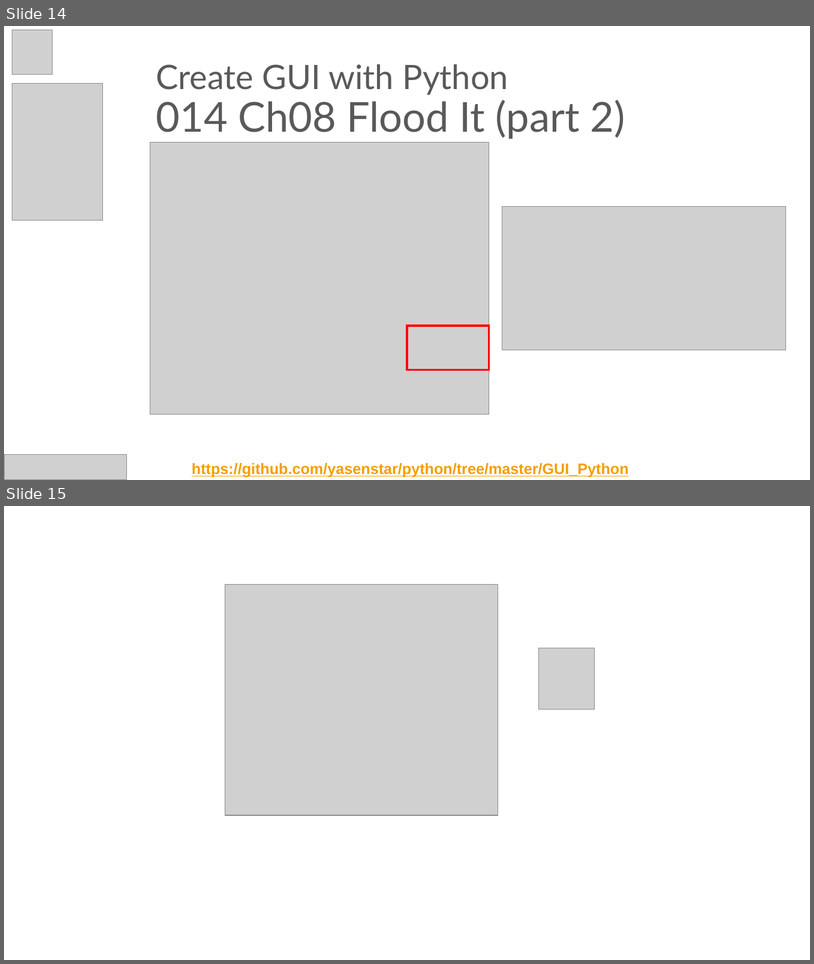
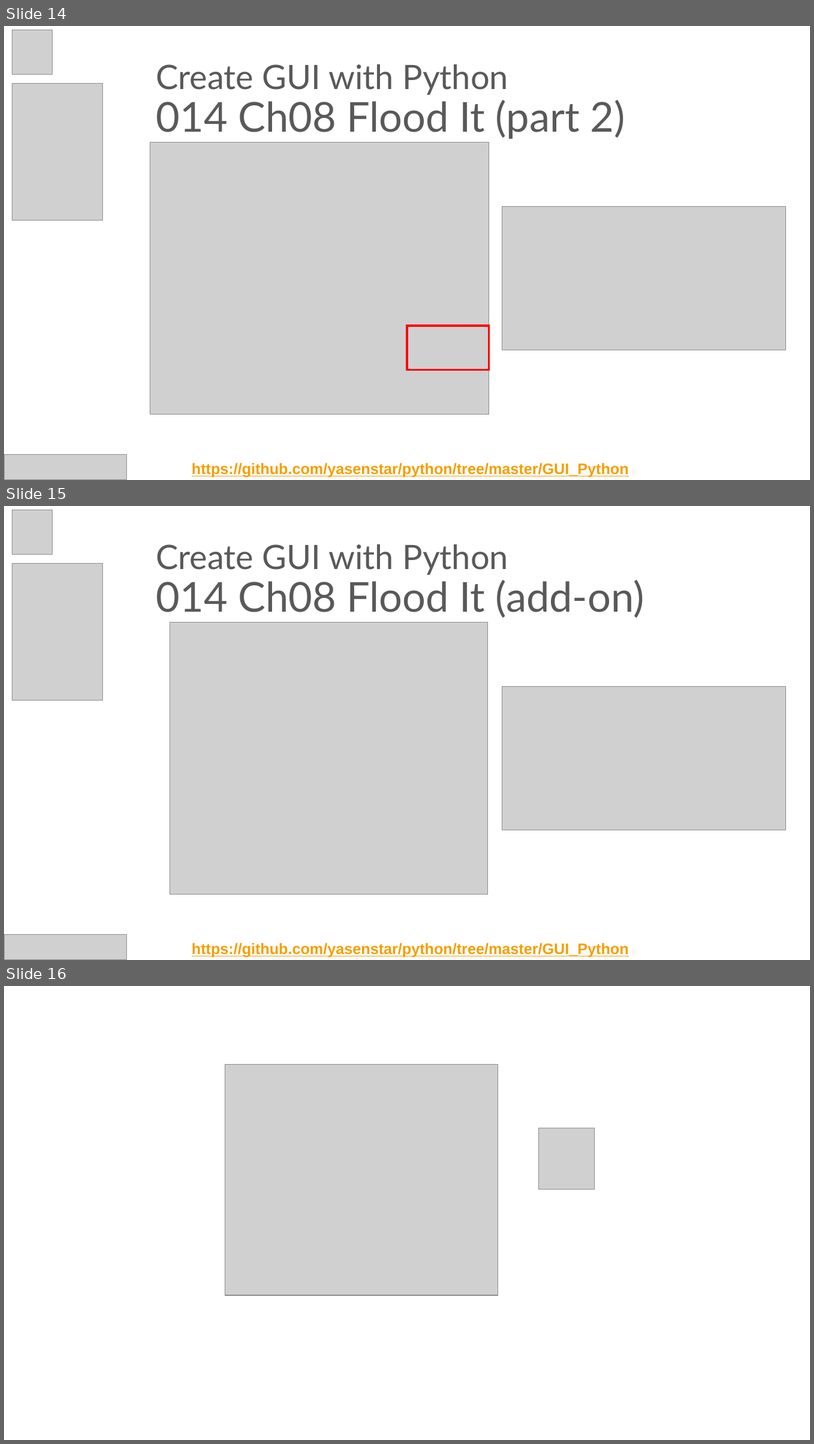
Before and after one commit to yasenstar/python, a slide deck: GUI_Python/Create_GUI_with_Python.pptx. Shown one above the other, each under a label of ours: slides 14 and 15 before the commit, slides 14, 15 and 16 after it. The pictures are 814x964 and 814x1444 pixels, drawn with LibreOffice and Linux fonts; fonts in the diff are those of the drawing; grey boxes stand for pictures; background and template pictures are left out. Boxes give left, top, right and bottom in pixels: in the first picture for what was removed or moved away, otherwise in the second. Text is boxed around its words. In the diff, an @@ line names an element or a change of style, - is before the commit and + after.

```diff
--- a/GUI_Python/Create_GUI_with_Python.pptx
+++ b/GUI_Python/Create_GUI_with_Python.pptx
@@ slide 15 added at box(4, 506, 810, 960), background picture (left out) @@
@@ picture added at box(12, 510, 53, 555) @@
@@ title added at box(156, 544, 644, 618), 49 pt, text #595959 @@
+Create GUI with Python
+014 Ch08 Flood It (add-on)
@@ picture added at box(12, 563, 102, 700) @@
@@ picture added at box(170, 622, 488, 894) @@
@@ picture added at box(503, 686, 787, 829) @@
@@ picture added at box(4, 934, 127, 960) @@
@@ text added at box(192, 942, 629, 957), 18 pt, text #F59E00, bold, underline @@
+https://github.com/yasenstar/python/tree/master/GUI_Python
@@ what was slide 15 is now slide 16 @@
```
Also in this commit, not shown: 4 other files.
